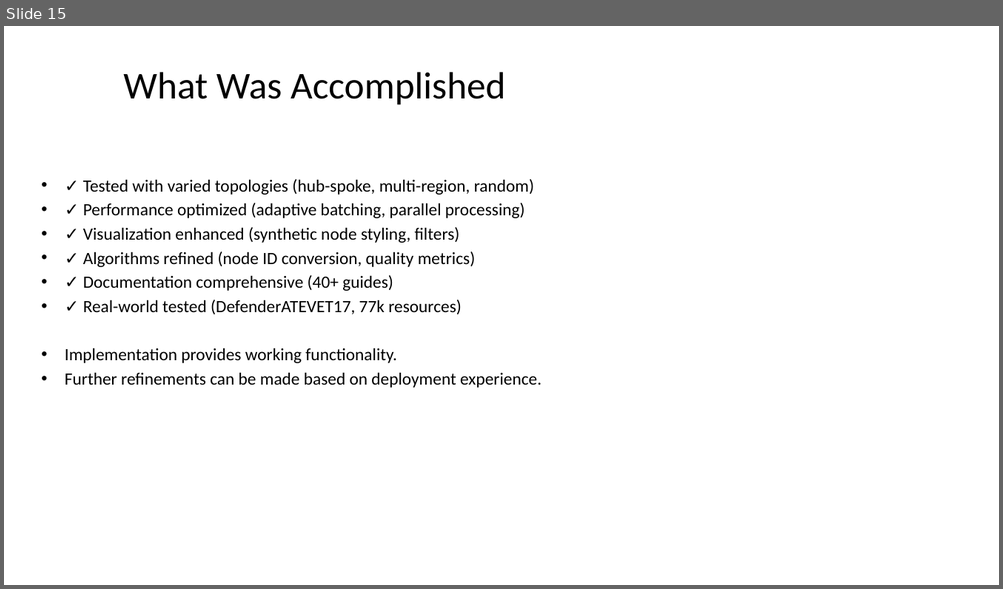
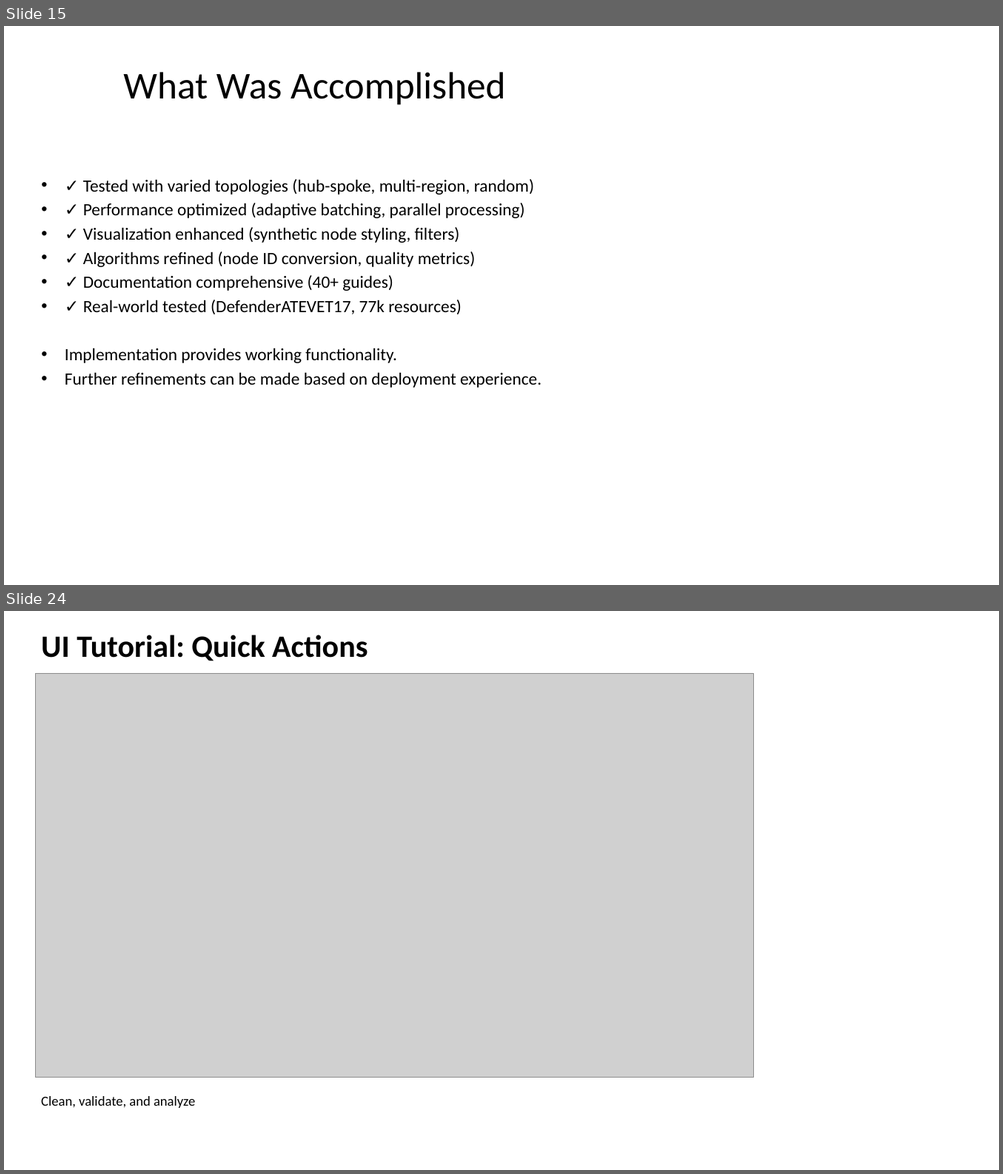
Before and after one commit to rysweet/azure-tenant-grapher, a slide deck: Scale_Operations_Implementation.pptx. Shown one above the other, each under a label of ours: slide 15 before the commit, slides 15 and 24 after it; the slides between them are not shown. The pictures are 1003x589 and 1003x1174 pixels, drawn with LibreOffice and Linux fonts; fonts in the diff are those of the drawing; grey boxes stand for pictures. Boxes give left, top, right and bottom in pixels: in the first picture for what was removed or moved away, otherwise in the second. Text is boxed around its words. In the diff, an @@ line names an element or a change of style, - is before the commit and + after.

```diff
--- a/Scale_Operations_Implementation.pptx
+++ b/Scale_Operations_Implementation.pptx
@@ slide 24 added at <box>4,611,999,1170</box>, background #FFFFFF @@
@@ text added at <box>41,635,367,661</box>, 36 pt, text #000000, bold @@
+UI Tutorial: Quick Actions
@@ picture added at <box>35,673,754,1077</box> @@
@@ text added at <box>41,1096,195,1108</box>, 16 pt, text #000000 @@
+Clean, validate, and analyze
```
Also in this commit, not shown: 10 other slides added.
